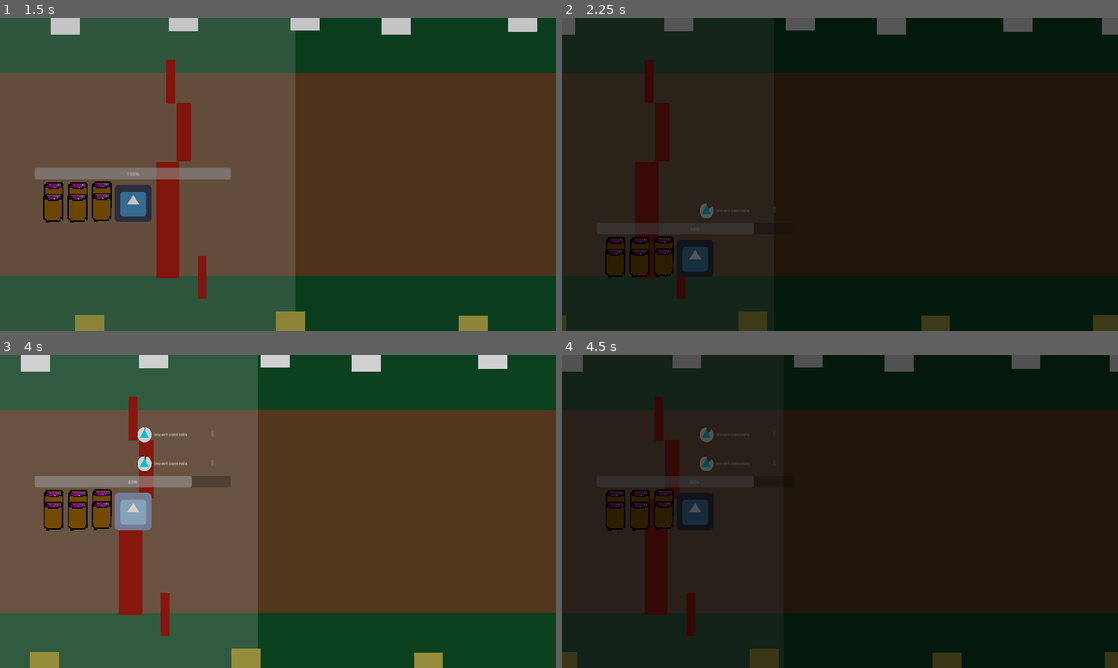
Above: before the commit, frames 1-4 (two rows, left to right).
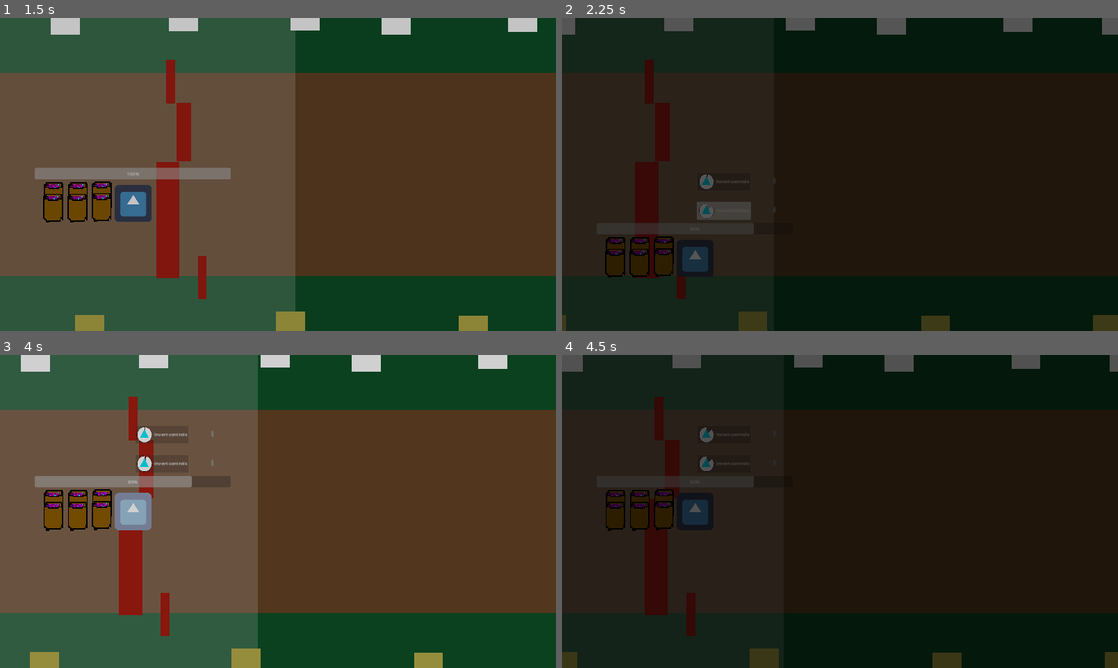
Above: after the commit, the same moments.

Repository: hsandt/ld53
Game: Godot game, scene res://scenes/main_menu_scene.tscn
Same seed, same stepped clock (60 frames per second), same inputs: the game is played once before the commit and once after it. The engine's default icon, where the game draws it, is replaced by a stand-in: a white triangle on a blue panel in a dark square.
Inputs (mouse positions are in pixels of both pictures, inside the frame that each line leads up to):
- Up to frame 1 (1.5 s): tap Enter (ui_accept) at 0.5, 0.77 s; move the mouse to (400, 158) at 0.52 s; hold Right (ui_right) 0.53-1.28 s; hold M (app_next_resolution) 0.53-1.28 s; click (400, 158) at 0.67 s; move the mouse to (166, 190) at 1.27 s; hold S (down) from 1.28 s (still down); tap N (app_prev_resolution) at 1.35 s
- Up to frame 2 (2.25 s): tap Enter (ui_accept) at 1.52 s; release S (down) at 2 s; click (723, 212) at 2.02 s
- Up to frame 3 (4 s): click "Replay" at 2.75 s; move the mouse to (333, 442) at 3.52 s; hold Right (ui_right) from 3.53 s (still down); hold M (app_next_resolution) from 3.53 s (still down)
- Up to frame 4 (4.5 s): move the mouse to (812, 574) at 4.27 s; release Right (ui_right) at 4.28 s; release M (app_next_resolution) at 4.28 s; hold Up (ui_up) from 4.28 s (still down); tap N (app_prev_resolution) at 4.35 s; click (812, 574) at 4.42 s

Frame 1 is identical in both runs. In frame 2, 0.6% of the frame differs, in the area x 24-39%, y 49-65%; in frame 3, less than 0.1%; in frame 4, less than 0.1%.

Commit message:
spark button press

Diff:
--- a/prefabs/ingame/player_character_body_2d.tscn
+++ b/prefabs/ingame/player_character_body_2d.tscn
@@ -1,4 +1,4 @@
-[gd_scene load_steps=11 format=3]
+[gd_scene load_steps=11 format=3 uid="uid://4n8e4dswbycl"]
 
 [ext_resource type="Material" uid="uid://r5m0e65nite5" path="res://materials/player_character_material.tres" id="1_1l63l"]
 [ext_resource type="Script" path="res://scripts/ingame/player_character/player.gd" id="1_2t2x0"]
--- a/scenes/first_scene.tscn
+++ b/scenes/first_scene.tscn
@@ -1,10 +1,9 @@
-[gd_scene load_steps=11 format=3 uid="uid://ddxu5buxr3lp5"]
+[gd_scene load_steps=10 format=3 uid="uid://ddxu5buxr3lp5"]
 
 [ext_resource type="PackedScene" uid="uid://bkxvhy0xyc6my" path="res://prefabs/ingame/in_game_manager.tscn" id="1_i0ea3"]
 [ext_resource type="Texture2D" uid="uid://d0vvv3dcec8mu" path="res://sprites/white_square_1x1.png" id="1_pefx0"]
 [ext_resource type="PackedScene" uid="uid://bigtdfruv4w60" path="res://prefabs/pause_menu_custom.tscn" id="2_afo14"]
-[ext_resource type="AudioStream" uid="uid://ddhkhbl82shqs" path="res://audio/bgm/Level_WIP.ogg" id="2_jw3vr"]
-[ext_resource type="PackedScene" path="res://prefabs/ingame/player_character_body_2d.tscn" id="3_82xke"]
+[ext_resource type="PackedScene" uid="uid://4n8e4dswbycl" path="res://prefabs/ingame/player_character_body_2d.tscn" id="3_82xke"]
 [ext_resource type="Script" path="res://scripts/audio/MusicStreamPlayer.gd" id="3_a3gc7"]
 [ext_resource type="Script" path="res://scripts/ingame/ScrollingCenter.gd" id="6_b3o2y"]
 [ext_resource type="PackedScene" uid="uid://jpoe3ovp36uc" path="res://prefabs/ingame/map_1.tscn" id="8_srhq4"]
@@ -25,7 +24,6 @@
 [node name="MusicStreamPlayer" type="AudioStreamPlayer" parent="."]
 unique_name_in_owner = true
 process_mode = 3
-stream = ExtResource("2_jw3vr")
 volume_db = -10.0
 autoplay = true
 bus = &"Music"
--- a/scripts/buffs/buff.gd
+++ b/scripts/buffs/buff.gd
@@ -5,6 +5,9 @@
 func _on_duration_timeout():
 	queue_free()
 
-func _on_spark():
+func _on_spark_button_pressed():
+	var buffs = get_parent()
 	if randf()<0.5:
-		pass
+		buffs.add(modifier.lucky)
+	else:
+		buffs.add(modifier.worsen)
--- a/scripts/buffs/buff.tscn
+++ b/scripts/buffs/buff.tscn
@@ -36,6 +36,7 @@
 
 [node name="progress" type="TextureProgressBar" parent="."]
 z_index = -1
+layout_mode = 0
 offset_left = -10.0
 offset_top = -7.0
 offset_right = 54.0
@@ -51,8 +52,7 @@
 one_shot = true
 autostart = true
 
-[node name="Button" type="Button" parent="."]
-visible = false
+[node name="spark_button" type="Button" parent="."]
 z_index = -2
 layout_mode = 0
 offset_left = -15.0
@@ -63,3 +63,4 @@
 theme_override_styles/hover = SubResource("StyleBoxFlat_ied63")
 
 [connection signal="timeout" from="progress/duration" to="." method="_on_duration_timeout"]
+[connection signal="pressed" from="spark_button" to="." method="_on_spark_button_pressed"]
